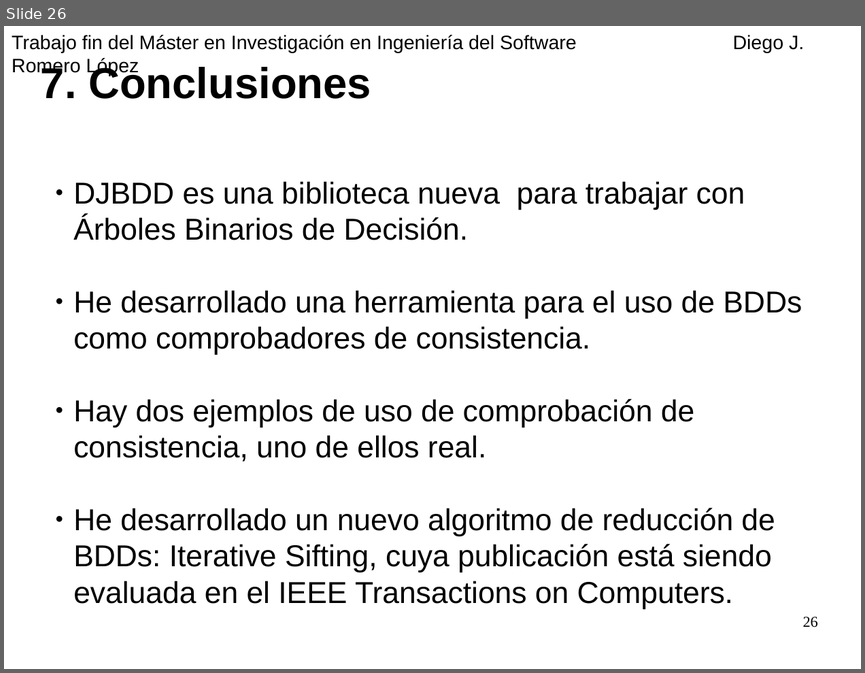
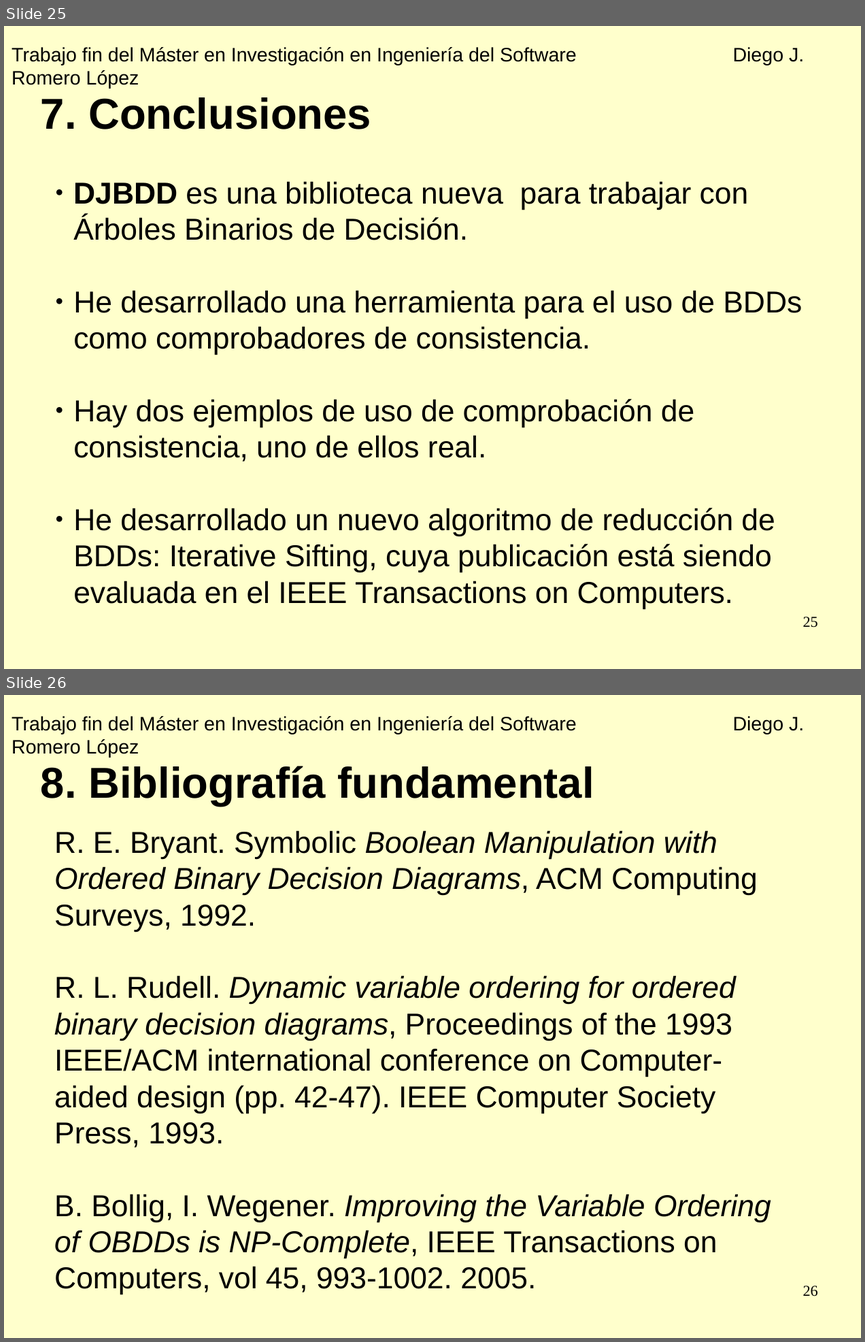
Before and after one commit to diegojromerolopez/djbdd, a slide deck: doc/presentacion.odp. Shown one above the other, each under a label of ours: slide 26 before the commit, slides 25 and 26 after it. The pictures are 865x673 and 865x1342 pixels, drawn with LibreOffice and Linux fonts; fonts in the diff are those of the drawing. Boxes give left, top, right and bottom in pixels: in the first picture for what was removed or moved away, otherwise in the second. Text is boxed around its words. In the diff, an @@ line names an element or a change of style, - is before the commit and + after.

```diff
--- a/doc/presentacion.odp
+++ b/doc/presentacion.odp
@@ slide 26 added at [4, 695, 861, 1338], background #FFFFCC; not listed: 1 template element that a slide beside it also shows @@
@@ text added at [41, 766, 594, 807], 40 pt, text #000000, bold @@
+8. Bibliografía fundamental
@@ text added at [54, 830, 771, 1258], 28 pt, text #000000 @@
+R. E. Bryant. Symbolic Boolean Manipulation with Ordered Binary Decision Diagrams, ACM Computing Surveys, 1992.
+R. L. Rudell. Dynamic variable ordering for ordered binary decision diagrams, Proceedings of the 1993 IEEE/ACM international conference on Computer-aided design (pp. 42-47). IEEE Computer Society Press, 1993.
+B. Bollig, I. Wegener. Improving the Variable Ordering of OBDDs is NP-Complete, IEEE Transactions on Computers, vol 45, 993-1002. 2005.
@@ page number added at [803, 1285, 818, 1296], 14 pt, text #000000 @@
+26
@@ what was slide 26 is now slide 25 @@
@@ slide 25 changed as well @@
@@ background #FFFFFF to #FFFFCC @@
@@ text "Trabajo fin del Máster en ...": place and size @@
-text "Trabajo fin del Máster en ..." at [11, 35, 804, 53]
+text "Trabajo fin del Máster en ..." at [11, 47, 804, 65]
@@ text "7. Conclusiones": place and size @@
-text "7. Conclusiones" at [41, 65, 371, 99]
+text "7. Conclusiones" at [41, 97, 371, 129]
@@ text at [73, 181, 749, 240]: bold on in "DJBDD" @@
@@ page number at [803, 616, 818, 627]: text changed @@
-26
+25
```
Also in this commit, not shown: 23 other slides changed, 2 other slides added, 2 slides removed, 1 other file.
